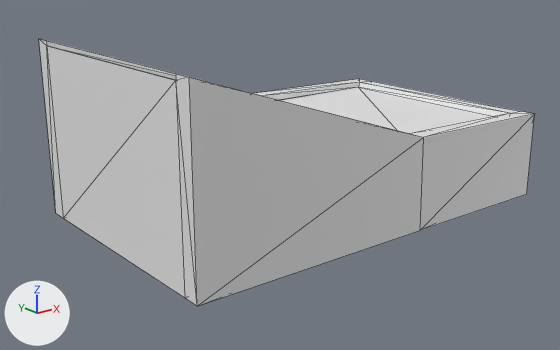
Before and after pictures for a commit that changed the FBX model Assets/Models/UpdatedMapParts/Map_Ramp.fbx.
Both versions are drawn from a 50 mm camera at (-7.4, -8.77, 4.05) aimed at (-0.42, -0.04, 0.56). Every picture has the same lights, and +X, +Y and +Z are marked at lower left. Mesh edges are drawn as thin lines. Materials are left out; every surface is plain grey. Where no turn or scale is listed for an object, it has been applied to the vertices.

Names of what the first picture shows: 'Ramp', 'RampG'.
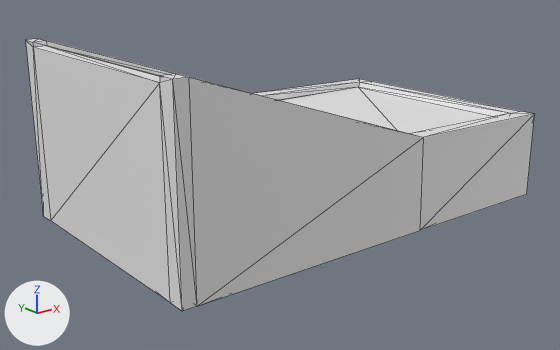
What differs and where, as boxes (x1, y1, x2, y2) in the pictures (560 x 350 px):
```json
{"object": "Ramp", "change": "reshaped", "before": [39, 39, 534, 306], "after": [25, 39, 534, 311]}
{"object": "RampG", "change": "reshaped", "before": [47, 46, 494, 298], "after": [142, 71, 494, 134]}
{"part": 1, "of": "me_cube_003", "change": "built on", "before": [39, 39, 197, 306], "after": [25, 39, 197, 311]}
{"part": 2, "of": "me_cube_004", "change": "deleted", "before": [47, 46, 185, 298]}
```

Edits to the scene script, one JSON object a line:
```json
{"block": "me_cube_004", "where": "me_cube_004.from_pydata(...)  # 10 vertices, 8 faces; spans x -3.17..3.16, y -1.69..1.69, z 0.0..2.54"}
{"block": "me_cube_004", "where": "# used by ob_rampg; location = (0.0, 0.0, 0.0)"}
{"block": "me_cube_004", "where": "# verts and faces of me_cube_004; kept vertices keep their numbers, new ones are numbered from 10"}
{"block": "me_cube_004", "where": "# before: 0 (-3.16, -1.69, 2.54) at pixel (175, 80), 1 (-3.17, 1.69, 2.54) at pixel (46, 45), 4 (3.16, 1.69, 0.0), 5 (-3.16, 1.69, 0.0) at pixel (63, 218), 6 (3.16, -1.69, 0.0)"}
{"block": "me_cube_004", "where": "# before: 7 (-3.16, -1.69, 0.0) at pixel (184, 297)"}
{"block": "me_cube_004", "change": "me_cube_004 part 2"}
{"op": "add", "block": "me_cube_004", "code": "delete_vertices([*range(4, 8)])  # with the faces that use them"}
{"block": "me_cube_003", "where": "# used by ob_ramp; location = (0.0, 0.0, 0.0)"}
{"op": "remove", "block": "me_cube_003", "code": "me_cube_003.from_pydata(...)  # 32 vertices, 50 faces; spans x -3.17..3.16, y -1.95..1.95, z 0.0..2.62"}
{"op": "add", "block": "me_cube_003", "code": "me_cube_003.from_pydata(...)  # 42 vertices, 72 faces; spans x -3.36..3.16, y -1.95..1.95, z 0.0..2.62"}
{"block": "me_cube_003", "change": "me_cube_003 part 1"}
{"block": "me_cube_003", "change": "6 faces are deleted"}
{"block": "me_cube_003", "change": "10 new vertices lie (-0.19, 0.0, 0.0) away from vertices in x -3.17..-3.16, y -1.95..1.95, z 0.0..2.62"}
{"block": "me_cube_003", "change": "28 new faces join them"}
```
